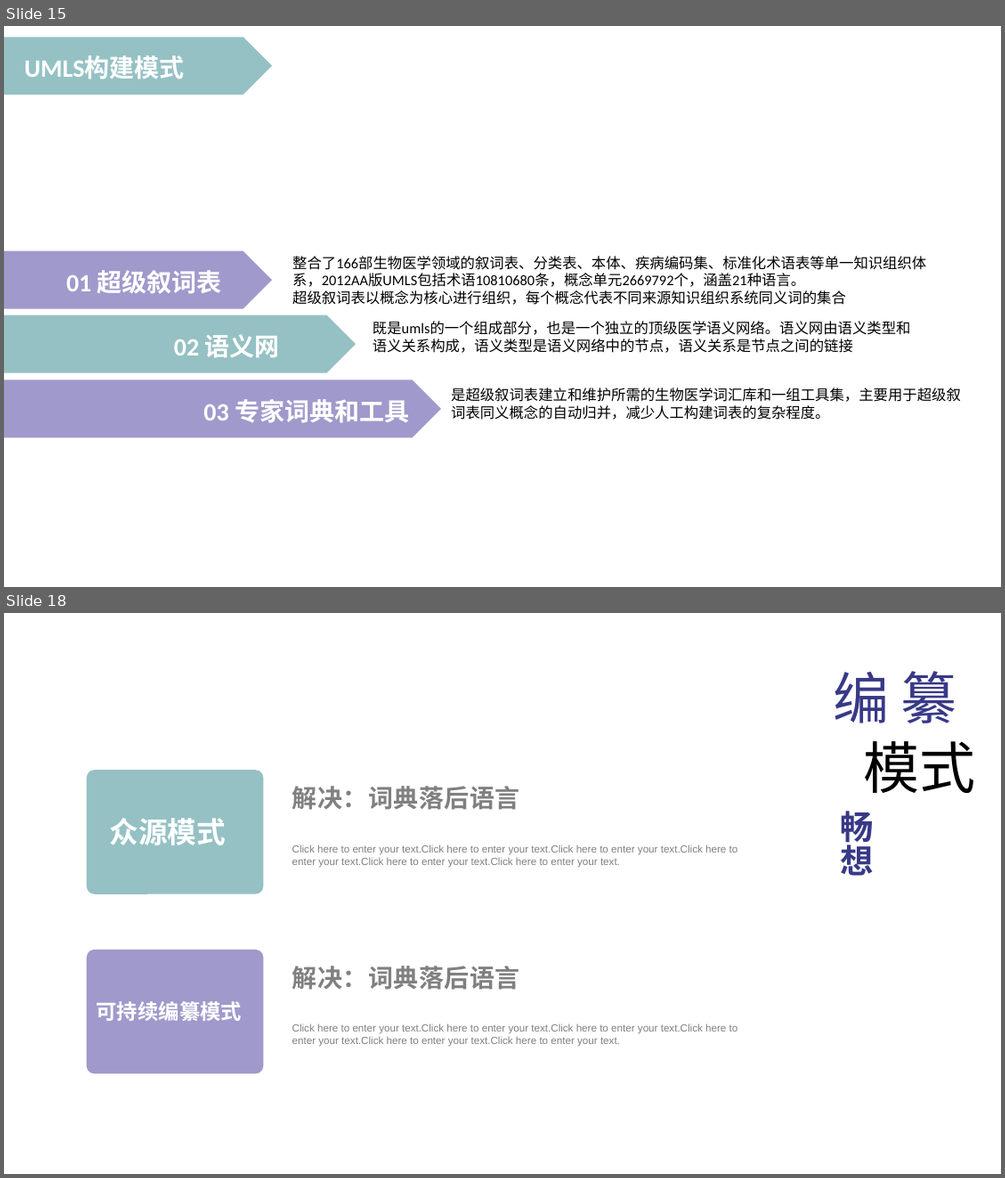
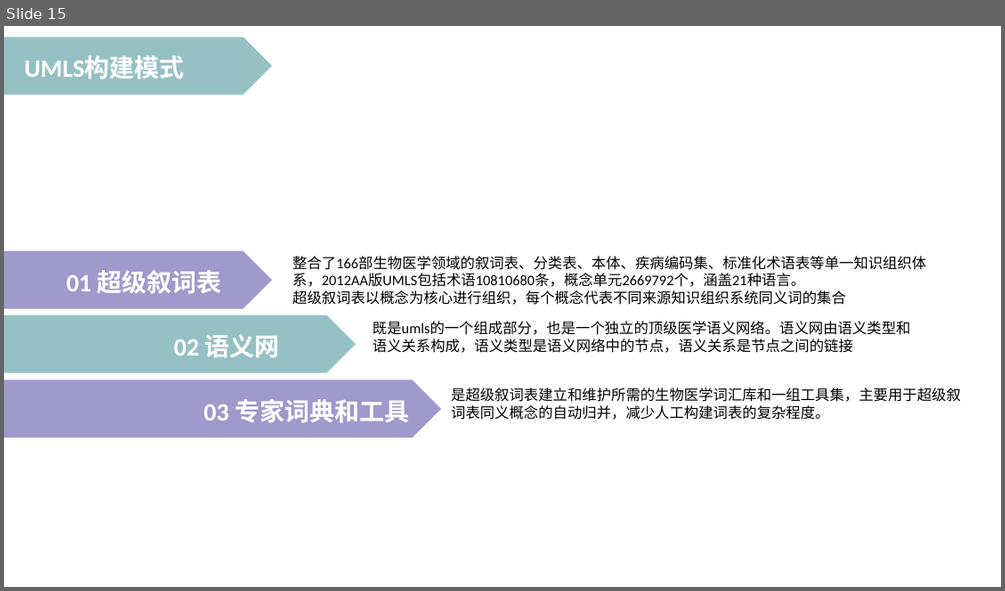
Before and after one commit to peijiawen98/TLK_1107, a slide deck: 电子词典需求分析.pptx. Shown one above the other, each under a label of ours: slides 15 and 18 before the commit, slide 15 after it; the slides between them are not shown. The pictures are 1005x1178 and 1005x591 pixels, drawn with LibreOffice and Linux fonts; fonts in the diff are those of the drawing. Boxes give left, top, right and bottom in pixels: in the first picture for what was removed or moved away, otherwise in the second. Text is boxed around its words. In the diff, an @@ line names an element or a change of style, - is before the commit and + after.

```diff
--- a/电子词典需求分析.pptx
+++ b/电子词典需求分析.pptx
@@ slide 18 removed at <box>4,613,1001,1174</box>, background #FFFFFF @@
@@ text removed at <box>900,671,956,723</box> @@
-纂编
@@ text removed at <box>863,741,975,793</box> @@
-模式
@@ rounded rectangle removed at <box>86,770,264,894</box> @@
-众源模式
@@ text removed at <box>292,786,520,810</box> @@
-解决：词典落后语言
@@ text removed at <box>841,811,874,876</box> @@
-畅想
@@ text removed at <box>292,844,738,868</box> @@
-Click here to enter your text.Click here to enter your text.Click here to enter your text.Click here to enter your text.Click here to enter your text.Click here to enter your text.
@@ rounded rectangle removed at <box>86,949,264,1074</box> @@
-可持续编纂模式
@@ text removed at <box>292,965,520,989</box> @@
-解决：词典落后语言
@@ text removed at <box>292,1023,738,1046</box> @@
-Click here to enter your text.Click here to enter your text.Click here to enter your text.Click here to enter your text.Click here to enter your text.Click here to enter your text.
```
Also in this commit, not shown: 2 slides changed, 4 slides added, 3 other slides removed, 1 other file.
